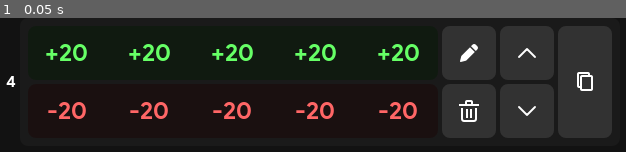
Above: before the commit, frame 1.
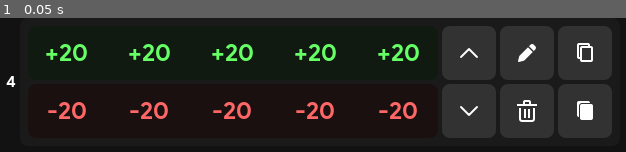
Above: after the commit, the same moment.

Repository: bububirb/point-calculator
Game: Godot game, scene res://scenes/card.tscn
The game is run twice, just before and just after one commit, with the same random seed, the same clock (stepped at 60 frames per second) and the same inputs. This scene is started directly instead of the project's main scene.
Inputs:
- Up to frame 1 (0.05 s): no input

The runs differ from the first frame. In frame 1, 1.6% of the frame differs, in the area x 73-95%, y 18-78%.

Commit message:
Match Duplicate Support

Diff:
--- a/scenes/card.tscn
+++ b/scenes/card.tscn
@@ -8,6 +8,7 @@
 [ext_resource type="Texture2D" uid="uid://bgtxq04v850vy" path="res://assets/icons/edit.svg" id="5_cajly"]
 [ext_resource type="Texture2D" uid="uid://c62cb18bl5e5i" path="res://assets/icons/up.svg" id="6_s863s"]
 [ext_resource type="Texture2D" uid="uid://de2ym7bxkle8i" path="res://assets/icons/down.svg" id="7_o20t7"]
+[ext_resource type="Texture2D" uid="uid://c1a8xvib3efu0" path="res://assets/icons/duplicate.svg" id="9_i7kc6"]
 
 [sub_resource type="StyleBoxEmpty" id="StyleBoxEmpty_dw5r7"]
 content_margin_left = 4.0
@@ -186,6 +187,24 @@
 custom_minimum_size = Vector2(112, 0)
 layout_mode = 2
 
+[node name="MoveUpButton" type="Button" parent="CardPanel/HBoxContainer/CardButtons"]
+custom_minimum_size = Vector2(54, 54)
+layout_mode = 2
+size_flags_horizontal = 3
+size_flags_vertical = 3
+tooltip_text = "Edit"
+icon = ExtResource("6_s863s")
+icon_alignment = 1
+
+[node name="MoveDownButton" type="Button" parent="CardPanel/HBoxContainer/CardButtons"]
+custom_minimum_size = Vector2(54, 54)
+layout_mode = 2
+size_flags_horizontal = 3
+size_flags_vertical = 3
+tooltip_text = "Edit"
+icon = ExtResource("7_o20t7")
+icon_alignment = 1
+
 [node name="EditButton" type="Button" parent="CardPanel/HBoxContainer/CardButtons"]
 custom_minimum_size = Vector2(54, 54)
 layout_mode = 2
@@ -204,26 +223,8 @@
 icon = ExtResource("5_4fl45")
 icon_alignment = 1
 
-[node name="MoveUpButton" type="Button" parent="CardPanel/HBoxContainer/CardButtons"]
-custom_minimum_size = Vector2(54, 54)
-layout_mode = 2
-size_flags_horizontal = 3
-size_flags_vertical = 3
-tooltip_text = "Edit"
-icon = ExtResource("6_s863s")
-icon_alignment = 1
-
-[node name="MoveDownButton" type="Button" parent="CardPanel/HBoxContainer/CardButtons"]
-custom_minimum_size = Vector2(54, 54)
-layout_mode = 2
-size_flags_horizontal = 3
-size_flags_vertical = 3
-tooltip_text = "Edit"
-icon = ExtResource("7_o20t7")
-icon_alignment = 1
-
 [node name="CopyResultsButton" type="Button" parent="CardPanel/HBoxContainer/CardButtons"]
-custom_minimum_size = Vector2(54, 112)
+custom_minimum_size = Vector2(54, 54)
 layout_mode = 2
 size_flags_horizontal = 3
 size_flags_vertical = 3
@@ -231,6 +232,15 @@
 icon = ExtResource("4_qdor4")
 icon_alignment = 1
 
+[node name="DuplicateButton" type="Button" parent="CardPanel/HBoxContainer/CardButtons"]
+custom_minimum_size = Vector2(54, 54)
+layout_mode = 2
+size_flags_horizontal = 3
+size_flags_vertical = 3
+tooltip_text = "Duplicate"
+icon = ExtResource("9_i7kc6")
+icon_alignment = 1
+
 [node name="MarginContainer" type="MarginContainer" parent="."]
 custom_minimum_size = Vector2(8, 0)
 layout_mode = 2
Not shown: 1 places in scenes/card.tscn that only renumber resources
